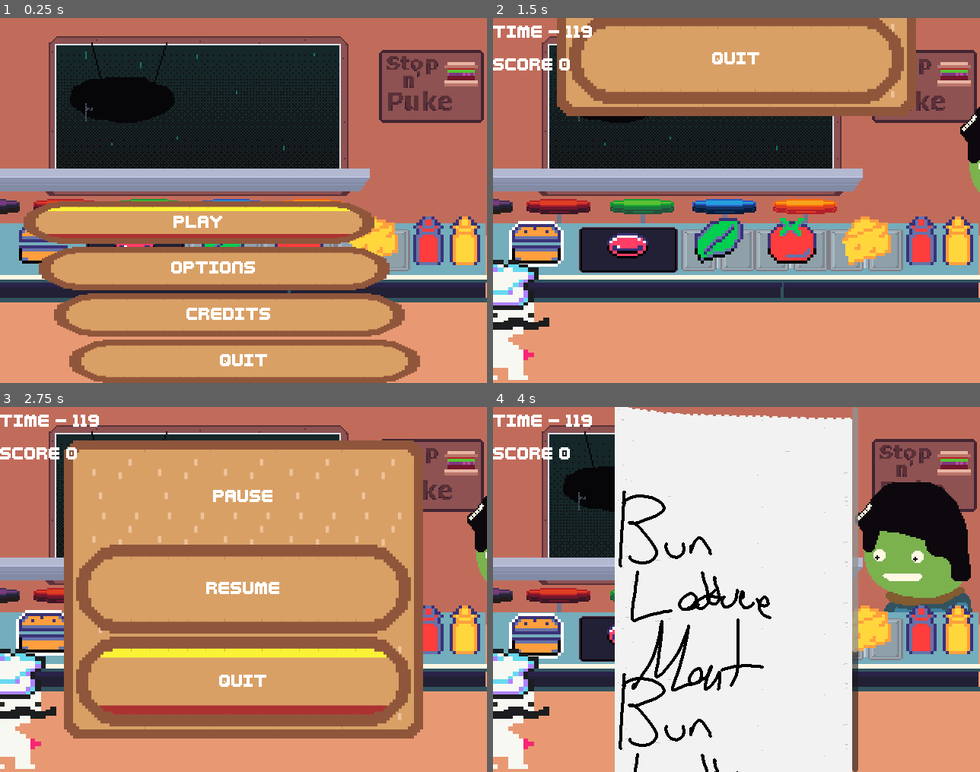
Above: before the commit, frames 1-4 (two rows, left to right).
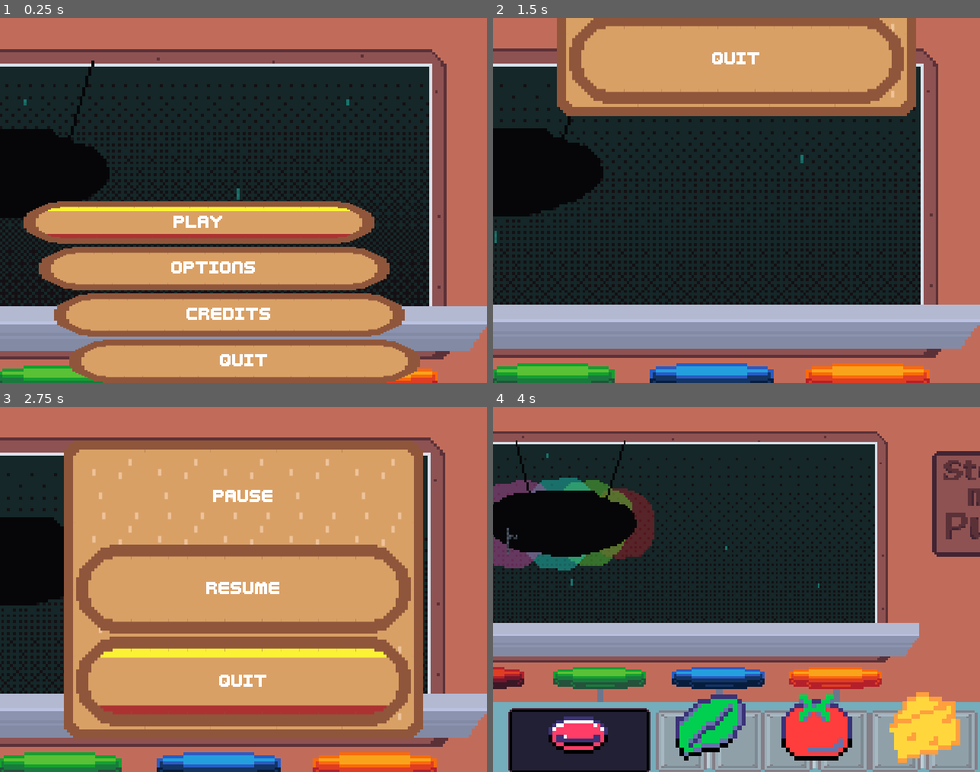
Above: after the commit, the same moments.

Repository: LettucePie/burgert
Game: Godot game, scene res://scenes/play.tscn
The game is run twice, just before and just after one commit, with the same random seed, the same clock (stepped at 60 frames per second) and the same inputs. Sound files missing from this copy of the repository are replaced by a short silence.
Inputs:
- Up to frame 1 (0.25 s): no input
- Up to frame 2 (1.5 s): click "Play" at 0.5 s; tap Enter (menu) at 1.25 s; hold Right (right) from 1.28 s (still down); tap Z (confirm) at 1.35 s
- Up to frame 3 (2.75 s): release Right (right) at 2.03 s; hold Down (down) from 2.03 s (still down); tap C (special1) at 2.1 s
- Up to frame 4 (4 s): release Down (down) at 2.78 s; hold Right (right) 2.78-3.53 s; tap Z (confirm) at 2.85 s; hold Up (up) from 3.53 s (still down); tap C (special1) at 3.6 s

The runs differ from the first frame. In frame 1, 44% of the frame differs, in the area x 0-100%, y 5-100%; in frame 2, 65%; in frame 3, 31%; in frame 4, 92%, in the area x 0-100%, y 0-100%.

Commit message:
we have an intro sequence

Diff:
--- a/assets/images/game/chef/chef_frames.tres
+++ b/assets/images/game/chef/chef_frames.tres
@@ -1,9 +1,11 @@
-[gd_resource type="SpriteFrames" load_steps=176 format=3 uid="uid://b6p88o7ouw26p"]
+[gd_resource type="SpriteFrames" load_steps=190 format=3 uid="uid://b6p88o7ouw26p"]
 
 [ext_resource type="Texture2D" uid="uid://cyo77eaa40x5g" path="res://assets/images/game/chef/chef_charge_throw.png" id="1_1mt45"]
 [ext_resource type="Texture2D" uid="uid://bblrk47cyxqbu" path="res://assets/images/game/chef/Chef_1.png" id="1_swudr"]
+[ext_resource type="Texture2D" uid="uid://c2au5iy3xrn4" path="res://assets/images/game/chef/Chef_throw_bald.png" id="2_cojhv"]
 [ext_resource type="Texture2D" uid="uid://6sp6se5dldwn" path="res://assets/images/game/chef/Chef_NoPlate_Run_L.png" id="2_eubsy"]
 [ext_resource type="Texture2D" uid="uid://dxcemngrdrair" path="res://assets/images/game/chef/Chef_NoPlate_Run_R.png" id="3_pog4e"]
+[ext_resource type="Texture2D" uid="uid://mablubc2cw2f" path="res://assets/images/game/chef/Chef_enter_kitchen.png" id="4_nbcem"]
 [ext_resource type="Texture2D" uid="uid://bjinxn6d1f5d4" path="res://assets/images/game/chef/chef_throw.png" id="5_ixcn1"]
 
 [sub_resource type="AtlasTexture" id="AtlasTexture_cnyxc"]
@@ -38,6 +40,54 @@
 atlas = ExtResource("1_1mt45")
 region = Rect2(384, 0, 96, 96)
 
+[sub_resource type="AtlasTexture" id="AtlasTexture_tjojg"]
+atlas = ExtResource("2_cojhv")
+region = Rect2(480, 0, 96, 96)
+
+[sub_resource type="AtlasTexture" id="AtlasTexture_tgd2w"]
+atlas = ExtResource("2_cojhv")
+region = Rect2(384, 0, 96, 96)
+
+[sub_resource type="AtlasTexture" id="AtlasTexture_ky3cb"]
+atlas = ExtResource("2_cojhv")
+region = Rect2(288, 0, 96, 96)
+
+[sub_resource type="AtlasTexture" id="AtlasTexture_2i26w"]
+atlas = ExtResource("2_cojhv")
+region = Rect2(192, 0, 96, 96)
+
+[sub_resource type="AtlasTexture" id="AtlasTexture_uhyn0"]
+atlas = ExtResource("5_ixcn1")
+region = Rect2(96, 0, 96, 96)
+
+[sub_resource type="AtlasTexture" id="AtlasTexture_hr366"]
+atlas = ExtResource("5_ixcn1")
+region = Rect2(0, 0, 96, 96)
+
+[sub_resource type="AtlasTexture" id="AtlasTexture_f4y6m"]
+atlas = ExtResource("4_nbcem")
+region = Rect2(0, 0, 96, 96)
+
+[sub_resource type="AtlasTexture" id="AtlasTexture_7ifp4"]
+atlas = ExtResource("4_nbcem")
+region = Rect2(96, 0, 96, 96)
+
+[sub_resource type="AtlasTexture" id="AtlasTexture_law57"]
+atlas = ExtResource("4_nbcem")
+region = Rect2(192, 0, 96, 96)
+
+[sub_resource type="AtlasTexture" id="AtlasTexture_p4jxq"]
+atlas = ExtResource("4_nbcem")
+region = Rect2(288, 0, 96, 96)
+
+[sub_resource type="AtlasTexture" id="AtlasTexture_uplgq"]
+atlas = ExtResource("4_nbcem")
+region = Rect2(384, 0, 96, 96)
+
+[sub_resource type="AtlasTexture" id="AtlasTexture_d1f8u"]
+atlas = ExtResource("4_nbcem")
+region = Rect2(480, 0, 96, 96)
+
 [sub_resource type="AtlasTexture" id="AtlasTexture_pw1aq"]
 atlas = ExtResource("1_swudr")
 region = Rect2(0, 96, 96, 96)
@@ -720,6 +770,52 @@
 }],
 "loop": true,
 "name": &"Charge_Loop",
+"speed": 10.0
+}, {
+"frames": [{
+"duration": 1.0,
+"texture": SubResource("AtlasTexture_tjojg")
+}, {
+"duration": 1.0,
+"texture": SubResource("AtlasTexture_tgd2w")
+}, {
+"duration": 1.0,
+"texture": SubResource("AtlasTexture_ky3cb")
+}, {
+"duration": 1.0,
+"texture": SubResource("AtlasTexture_2i26w")
+}, {
+"duration": 1.0,
+"texture": SubResource("AtlasTexture_uhyn0")
+}, {
+"duration": 1.0,
+"texture": SubResource("AtlasTexture_hr366")
+}],
+"loop": false,
+"name": &"Chef_Don_Hat",
+"speed": 10.0
+}, {
+"frames": [{
+"duration": 1.0,
+"texture": SubResource("AtlasTexture_f4y6m")
+}, {
+"duration": 1.0,
+"texture": SubResource("AtlasTexture_7ifp4")
+}, {
+"duration": 1.0,
+"texture": SubResource("AtlasTexture_law57")
+}, {
+"duration": 1.0,
+"texture": SubResource("AtlasTexture_p4jxq")
+}, {
+"duration": 1.0,
+"texture": SubResource("AtlasTexture_uplgq")
+}, {
+"duration": 1.0,
+"texture": SubResource("AtlasTexture_d1f8u")
+}],
+"loop": true,
+"name": &"Chef_Enter",
 "speed": 10.0
 }, {
 "frames": [{
--- a/scenes/game/chef.gd
+++ b/scenes/game/chef.gd
@@ -4,6 +4,7 @@
 signal start_burger_submission()
 signal cancel_burger_submission()
 signal submit_burger()
+signal chef_ready()
 
 const MOVE_SPEED = 10
 @onready var burger_portal : BurgerPortal = $burger_portal
@@ -40,7 +41,7 @@
 	_update_direction("R")
 	anim_tree.set("parameters/conditions/idle_R", true)
 	submitting_burger = false
-	active = true
+	active = false
 	waiting = true
 
 
@@ -160,3 +161,15 @@
 	if stations.has(area) and area is Workstation:
 		area.set_highlight(false)
 		stations.erase(area)
+
+
+func intro_animation_override():
+	anim_tree.active = false
+	anim_play.play("Intro")
+
+
+func intro_animation_finished():
+	print("Intro Finished")
+	anim_tree.active = true
+	emit_signal("chef_ready")
+	active = true
--- a/scenes/game/chef.tscn
+++ b/scenes/game/chef.tscn
@@ -1126,6 +1126,96 @@
 "values": [true]
 }
 
+[sub_resource type="Animation" id="Animation_bsvxa"]
+resource_name = "Intro"
+length = 1.2
+tracks/0/type = "value"
+tracks/0/imported = false
+tracks/0/enabled = true
+tracks/0/path = NodePath("burger_sprite:position")
+tracks/0/interp = 1
+tracks/0/loop_wrap = true
+tracks/0/keys = {
+"times": PackedFloat32Array(0, 0.6),
+"transitions": PackedFloat32Array(1, 1),
+"update": 1,
+"values": [Vector2(-1, 226), Vector2(-1, 226)]
+}
+tracks/1/type = "value"
+tracks/1/imported = false
+tracks/1/enabled = true
+tracks/1/path = NodePath("burger_sprite:z_index")
+tracks/1/interp = 1
+tracks/1/loop_wrap = true
+tracks/1/keys = {
+"times": PackedFloat32Array(0),
+"transitions": PackedFloat32Array(1),
+"update": 1,
+"values": [-1]
+}
+tracks/2/type = "value"
+tracks/2/imported = false
+tracks/2/enabled = true
+tracks/2/path = NodePath("AnimatedSprite2D:animation")
+tracks/2/interp = 1
+tracks/2/loop_wrap = true
+tracks/2/keys = {
+"times": PackedFloat32Array(0, 0.7),
+"transitions": PackedFloat32Array(1, 1),
+"update": 1,
+"values": [&"Chef_Enter", &"Chef_Don_Hat"]
+}
+tracks/3/type = "value"
+tracks/3/imported = false
+tracks/3/enabled = true
+tracks/3/path = NodePath("AnimatedSprite2D:scale")
+tracks/3/interp = 1
+tracks/3/loop_wrap = true
+tracks/3/keys = {
+"times": PackedFloat32Array(0),
+"transitions": PackedFloat32Array(1),
+"update": 0,
+"values": [Vector2(2, 2)]
+}
+tracks/4/type = "value"
+tracks/4/imported = false
+tracks/4/enabled = true
+tracks/4/path = NodePath("AnimatedSprite2D:frame")
+tracks/4/interp = 1
+tracks/4/loop_wrap = true
+tracks/4/keys = {
+"times": PackedFloat32Array(0, 0.1, 0.2, 0.3, 0.4, 0.5, 0.6, 0.7, 0.8, 0.9, 1, 1.1, 1.2),
+"transitions": PackedFloat32Array(1, 1, 1, 1, 1, 1, 1, 1, 1, 1, 1, 1, 1),
+"update": 1,
+"values": [0, 1, 2, 3, 4, 5, 0, 1, 0, 2, 3, 4, 5]
+}
+tracks/5/type = "value"
+tracks/5/imported = false
+tracks/5/enabled = true
+tracks/5/path = NodePath("AnimatedSprite2D:flip_h")
+tracks/5/interp = 1
+tracks/5/loop_wrap = true
+tracks/5/keys = {
+"times": PackedFloat32Array(0),
+"transitions": PackedFloat32Array(1),
+"update": 1,
+"values": [false]
+}
+tracks/6/type = "method"
+tracks/6/imported = false
+tracks/6/enabled = true
+tracks/6/path = NodePath(".")
+tracks/6/interp = 1
+tracks/6/loop_wrap = true
+tracks/6/keys = {
+"times": PackedFloat32Array(1.2),
+"transitions": PackedFloat32Array(1),
+"values": [{
+"args": [],
+"method": &"intro_animation_finished"
+}]
+}
+
 [sub_resource type="AnimationLibrary" id="AnimationLibrary_jp2nr"]
 _data = {
 "Charging_L": SubResource("Animation_e27pi"),
@@ -1134,6 +1224,7 @@
 "Chargup_R": SubResource("Animation_vmjv2"),
 "Idle_L": SubResource("Animation_ovhst"),
 "Idle_R": SubResource("Animation_oocgj"),
+"Intro": SubResource("Animation_bsvxa"),
 "RESET": SubResource("Animation_p6gpc"),
 "Run_L": SubResource("Animation_4oiag"),
 "Run_R": SubResource("Animation_5u833"),
@@ -1157,6 +1248,7 @@
 script = ExtResource("1_qyhq5")
 
 [node name="AnimationTree" type="AnimationTree" parent="."]
+active = false
 tree_root = SubResource("AnimationNodeStateMachine_jkxya")
 anim_player = NodePath("../AnimationPlayer")
 parameters/conditions/idle_L = false
--- a/scenes/game/game.gd
+++ b/scenes/game/game.gd
@@ -42,19 +42,23 @@
 			hud.show_order(false)
 
 
+func _on_chef_chef_ready():
+	game_started = true
+	hud.show()
+	$game_timer.start(120)
+	hud.set_timer($game_timer)
+	hud.set_score(current_score)
+	make_new_order()
+
+
 func start_game():
-	game_started = true
 	current_score = 0
 	game_accuracies.clear()
 	chef.reset_chef()
 	kitchen.prep_kitchen()
 	submit.set_playing(false, 0, 0)
-	hud.show()
-	$game_timer.start(120)
-	hud.set_timer($game_timer)
-	hud.set_score(current_score)
 	results.hide()
-	make_new_order()
+	$AnimationPlayer.play("play_transition")
 
 
 func stop_game():
@@ -66,6 +70,7 @@
 	game_started = false
 	hud.hide()
 	$game_timer.stop()
+	$AnimationPlayer.play("menu_mode")
 
 
 func adjust_score(arg : int):
--- a/scenes/game/game.tscn
+++ b/scenes/game/game.tscn
@@ -12,6 +12,295 @@
 [sub_resource type="Curve" id="Curve_qcuyr"]
 _data = [Vector2(0, 1), 0.0, -0.160609, 0, 1, Vector2(0.342105, 0.945055), -0.404112, -0.404112, 0, 0, Vector2(1, 0), -1.43648, 0.0, 1, 0]
 point_count = 3
+
+[sub_resource type="Animation" id="Animation_57bvg"]
+resource_name = "menu_mode"
+length = 0.1
+tracks/0/type = "value"
+tracks/0/imported = false
+tracks/0/enabled = true
+tracks/0/path = NodePath("kitchen_a:position")
+tracks/0/interp = 1
+tracks/0/loop_wrap = true
+tracks/0/keys = {
+"times": PackedFloat32Array(0),
+"transitions": PackedFloat32Array(1),
+"update": 0,
+"values": [Vector2(-304, -6)]
+}
+tracks/1/type = "value"
+tracks/1/imported = false
+tracks/1/enabled = true
+tracks/1/path = NodePath("kitchen_a:rotation")
+tracks/1/interp = 1
+tracks/1/loop_wrap = true
+tracks/1/keys = {
+"times": PackedFloat32Array(0),
+"transitions": PackedFloat32Array(1),
+"update": 0,
+"values": [0.0]
+}
+tracks/2/type = "value"
+tracks/2/imported = false
+tracks/2/enabled = true
+tracks/2/path = NodePath("kitchen_a:scale")
+tracks/2/interp = 1
+tracks/2/loop_wrap = true
+tracks/2/keys = {
+"times": PackedFloat32Array(0),
+"transitions": PackedFloat32Array(1),
+"update": 0,
+"values": [Vector2(1.94569, 1.94569)]
+}
+tracks/3/type = "value"
+tracks/3/imported = false
+tracks/3/enabled = true
+tracks/3/path = NodePath("chef:position")
+tracks/3/interp = 1
+tracks/3/loop_wrap = true
+tracks/3/keys = {
+"times": PackedFloat32Array(0),
+"transitions": PackedFloat32Array(1),
+"update": 0,
+"values": [Vector2(-100, 380)]
+}
+tracks/4/type = "value"
+tracks/4/imported = false
+tracks/4/enabled = true
+tracks/4/path = NodePath("chef:rotation")
+tracks/4/interp = 1
+tracks/4/loop_wrap = true
+tracks/4/keys = {
+"times": PackedFloat32Array(0),
+"transitions": PackedFloat32Array(1),
+"update": 0,
+"values": [0.0]
+}
+tracks/5/type = "value"
+tracks/5/imported = false
+tracks/5/enabled = true
+tracks/5/path = NodePath("chef:scale")
+tracks/5/interp = 1
+tracks/5/loop_wrap = true
+tracks/5/keys = {
+"times": PackedFloat32Array(0),
+"transitions": PackedFloat32Array(1),
+"update": 0,
+"values": [Vector2(1, 1)]
+}
+
+[sub_resource type="Animation" id="Animation_vag60"]
+resource_name = "play_mode"
+length = 0.1
+tracks/0/type = "value"
+tracks/0/imported = false
+tracks/0/enabled = true
+tracks/0/path = NodePath("kitchen_a:position")
+tracks/0/interp = 1
+tracks/0/loop_wrap = true
+tracks/0/keys = {
+"times": PackedFloat32Array(0),
+"transitions": PackedFloat32Array(1),
+"update": 0,
+"values": [Vector2(0, 0)]
+}
+tracks/1/type = "value"
+tracks/1/imported = false
+tracks/1/enabled = true
+tracks/1/path = NodePath("kitchen_a:rotation")
+tracks/1/interp = 1
+tracks/1/loop_wrap = true
+tracks/1/keys = {
+"times": PackedFloat32Array(0),
+"transitions": PackedFloat32Array(1),
+"update": 0,
+"values": [0.0]
+}
+tracks/2/type = "value"
+tracks/2/imported = false
+tracks/2/enabled = true
+tracks/2/path = NodePath("kitchen_a:scale")
+tracks/2/interp = 1
+tracks/2/loop_wrap = true
+tracks/2/keys = {
+"times": PackedFloat32Array(0),
+"transitions": PackedFloat32Array(1),
+"update": 0,
+"values": [Vector2(1, 1)]
+}
+
+[sub_resource type="Animation" id="Animation_fnrwq"]
+length = 0.001
+tracks/0/type = "value"
+tracks/0/imported = false
+tracks/0/enabled = true
+tracks/0/path = NodePath("kitchen_a:position")
+tracks/0/interp = 1
+tracks/0/loop_wrap = true
+tracks/0/keys = {
+"times": PackedFloat32Array(0),
+"transitions": PackedFloat32Array(1),
+"update": 0,
+"values": [Vector2(0, 0)]
+}
+tracks/1/type = "value"
+tracks/1/imported = false
+tracks/1/enabled = true
+tracks/1/path = NodePath("kitchen_a:rotation")
+tracks/1/interp = 1
+tracks/1/loop_wrap = true
+tracks/1/keys = {
+"times": PackedFloat32Array(0),
+"transitions": PackedFloat32Array(1),
+"update": 0,
+"values": [0.0]
+}
+tracks/2/type = "value"
+tracks/2/imported = false
+tracks/2/enabled = true
+tracks/2/path = NodePath("kitchen_a:scale")
+tracks/2/interp = 1
+tracks/2/loop_wrap = true
+tracks/2/keys = {
+"times": PackedFloat32Array(0),
+"transitions": PackedFloat32Array(1),
+"update": 0,
+"values": [Vector2(1, 1)]
+}
+tracks/3/type = "value"
+tracks/3/imported = false
+tracks/3/enabled = true
+tracks/3/path = NodePath("chef:position")
+tracks/3/interp = 1
+tracks/3/loop_wrap = true
+tracks/3/keys = {
+"times": PackedFloat32Array(0),
+"transitions": PackedFloat32Array(1),
+"update": 0,
+"values": [Vector2(-100, 380)]
+}
+tracks/4/type = "value"
+tracks/4/imported = false
+tracks/4/enabled = true
+tracks/4/path = NodePath("chef:rotation")
+tracks/4/interp = 1
+tracks/4/loop_wrap = true
+tracks/4/keys = {
+"times": PackedFloat32Array(0),
+"transitions": PackedFloat32Array(1),
+"update": 0,
+"values": [0.0]
+}
+tracks/5/type = "value"
+tracks/5/imported = false
+tracks/5/enabled = true
+tracks/5/path = NodePath("chef:scale")
+tracks/5/interp = 1
+tracks/5/loop_wrap = true
+tracks/5/keys = {
+"times": PackedFloat32Array(0),
+"transitions": PackedFloat32Array(1),
+"update": 0,
+"values": [Vector2(1, 1)]
+}
+
+[sub_resource type="Animation" id="Animation_n4yt8"]
+resource_name = "play_transition"
+length = 1.6
+tracks/0/type = "value"
+tracks/0/imported = false
+tracks/0/enabled = true
+tracks/0/path = NodePath("kitchen_a:position")
+tracks/0/interp = 2
+tracks/0/loop_wrap = true
+tracks/0/keys = {
+"times": PackedFloat32Array(0, 1),
+"transitions": PackedFloat32Array(1, 1),
+"update": 0,
+"values": [Vector2(-304, -6), Vector2(0, 0)]
+}
+tracks/1/type = "value"
+tracks/1/imported = false
+tracks/1/enabled = true
+tracks/1/path = NodePath("kitchen_a:rotation")
+tracks/1/interp = 1
+tracks/1/loop_wrap = true
+tracks/1/keys = {
+"times": PackedFloat32Array(0, 1),
+"transitions": PackedFloat32Array(1, 1),
+"update": 0,
+"values": [0.0, 0.0]
+}
+tracks/2/type = "value"
+tracks/2/imported = false
+tracks/2/enabled = true
+tracks/2/path = NodePath("kitchen_a:scale")
+tracks/2/interp = 2
+tracks/2/loop_wrap = true
+tracks/2/keys = {
+"times": PackedFloat32Array(0, 1),
+"transitions": PackedFloat32Array(1, 1),
+"update": 0,
+"values": [Vector2(1.94569, 1.94569), Vector2(1, 1)]
+}
+tracks/3/type = "value"
+tracks/3/imported = false
+tracks/3/enabled = true
+tracks/3/path = NodePath("chef:position")
+tracks/3/interp = 1
+tracks/3/loop_wrap = true
+tracks/3/keys = {
+"times": PackedFloat32Array(0, 1, 1.6),
+"transitions": PackedFloat32Array(1, 1, 1),
+"update": 0,
+"values": [Vector2(-100, 380), Vector2(-100, 380), Vector2(104, 380)]
+}
+tracks/4/type = "value"
+tracks/4/imported = false
+tracks/4/enabled = true
+tracks/4/path = NodePath("chef:rotation")
+tracks/4/interp = 1
+tracks/4/loop_wrap = true
+tracks/4/keys = {
+"times": PackedFloat32Array(0, 1, 1.6),
+"transitions": PackedFloat32Array(1, 1, 1),
+"update": 0,
+"values": [0.0, 0.0, 0.0]
+}
+tracks/5/type = "value"
+tracks/5/imported = false
+tracks/5/enabled = true
+tracks/5/path = NodePath("chef:scale")
+tracks/5/interp = 1
+tracks/5/loop_wrap = true
+tracks/5/keys = {
+"times": PackedFloat32Array(0, 1, 1.6),
+"transitions": PackedFloat32Array(1, 1, 1),
+"update": 0,
+"values": [Vector2(1, 1), Vector2(1, 1), Vector2(1, 1)]
+}
+tracks/6/type = "method"
+tracks/6/imported = false
+tracks/6/enabled = true
+tracks/6/path = NodePath("chef")
+tracks/6/interp = 1
+tracks/6/loop_wrap = true
+tracks/6/keys = {
+"times": PackedFloat32Array(1),
+"transitions": PackedFloat32Array(1),
+"values": [{
+"args": [],
+"method": &"intro_animation_override"
+}]
+}
+
+[sub_resource type="AnimationLibrary" id="AnimationLibrary_txkod"]
+_data = {
+"RESET": SubResource("Animation_fnrwq"),
+"menu_mode": SubResource("Animation_57bvg"),
+"play_mode": SubResource("Animation_vag60"),
+"play_transition": SubResource("Animation_n4yt8")
+}
 
 [node name="Game" type="Node" node_paths=PackedStringArray("kitchen", "hud", "chef", "submit", "results")]
 process_mode = 1
@@ -24,6 +313,11 @@
 order_point_time_curve = SubResource("Curve_qcuyr")
 
 [node name="AnimationPlayer" type="AnimationPlayer" parent="."]
+libraries = {
+"": SubResource("AnimationLibrary_txkod")
+}
+autoplay = "menu_mode"
+next/play_transition = &"play_mode"
 
 [node name="kitchen_a" parent="." instance=ExtResource("1_xsld7")]
 z_index = -1
@@ -62,6 +356,7 @@
 [connection signal="customer_left" from="kitchen_a" to="." method="_on_kitchen_a_customer_left"]
 [connection signal="customer_ready" from="kitchen_a" to="." method="_on_kitchen_a_customer_ready"]
 [connection signal="cancel_burger_submission" from="chef" to="." method="_on_chef_cancel_burger_submission"]
+[connection signal="chef_ready" from="chef" to="." method="_on_chef_chef_ready"]
 [connection signal="start_burger_submission" from="chef" to="." method="_on_chef_start_burger_submission"]
 [connection signal="submit_burger" from="chef" to="." method="_on_chef_submit_burger"]
 [connection signal="finished_results" from="results" to="." method="_on_results_finished_results"]
--- a/scenes/game/kitchen_a.tscn
+++ b/scenes/game/kitchen_a.tscn
@@ -150,6 +150,7 @@
 texture = ExtResource("3_m4pdk")
 
 [node name="window_anim" type="AnimatedSprite2D" parent="."]
+process_mode = 3
 position = Vector2(320, 240)
 scale = Vector2(2, 2)
 sprite_frames = ExtResource("4_gx61c")
@@ -157,6 +158,7 @@
 autoplay = "rainy"
 
 [node name="sign_anim" type="AnimatedSprite2D" parent="."]
+process_mode = 3
 position = Vector2(320, 240)
 scale = Vector2(2, 2)
 sprite_frames = ExtResource("5_l5lse")
Binary file added: assets/images/game/chef/Chef_enter_kitchen.png
Not shown, added: assets/images/game/chef/Chef_enter_kitchen.png.import
Binary file added: assets/images/game/chef/Chef_throw_bald.png
Not shown, added: assets/images/game/chef/Chef_throw_bald.png.import
Not shown: 1 places in scenes/game/chef.tscn that only renumber resources
Not shown: 1 places in scenes/game/game.tscn that only renumber resources
